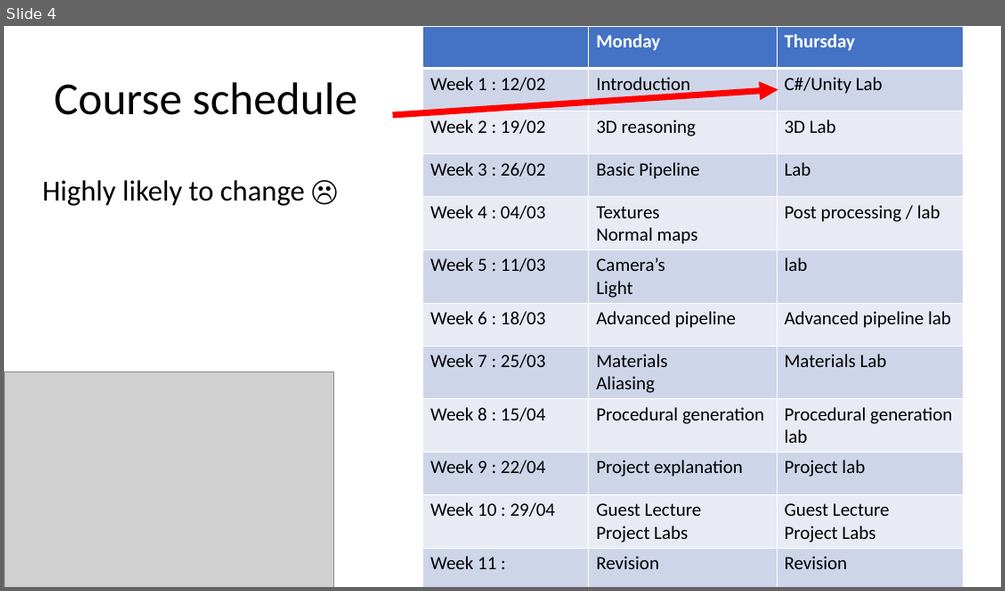
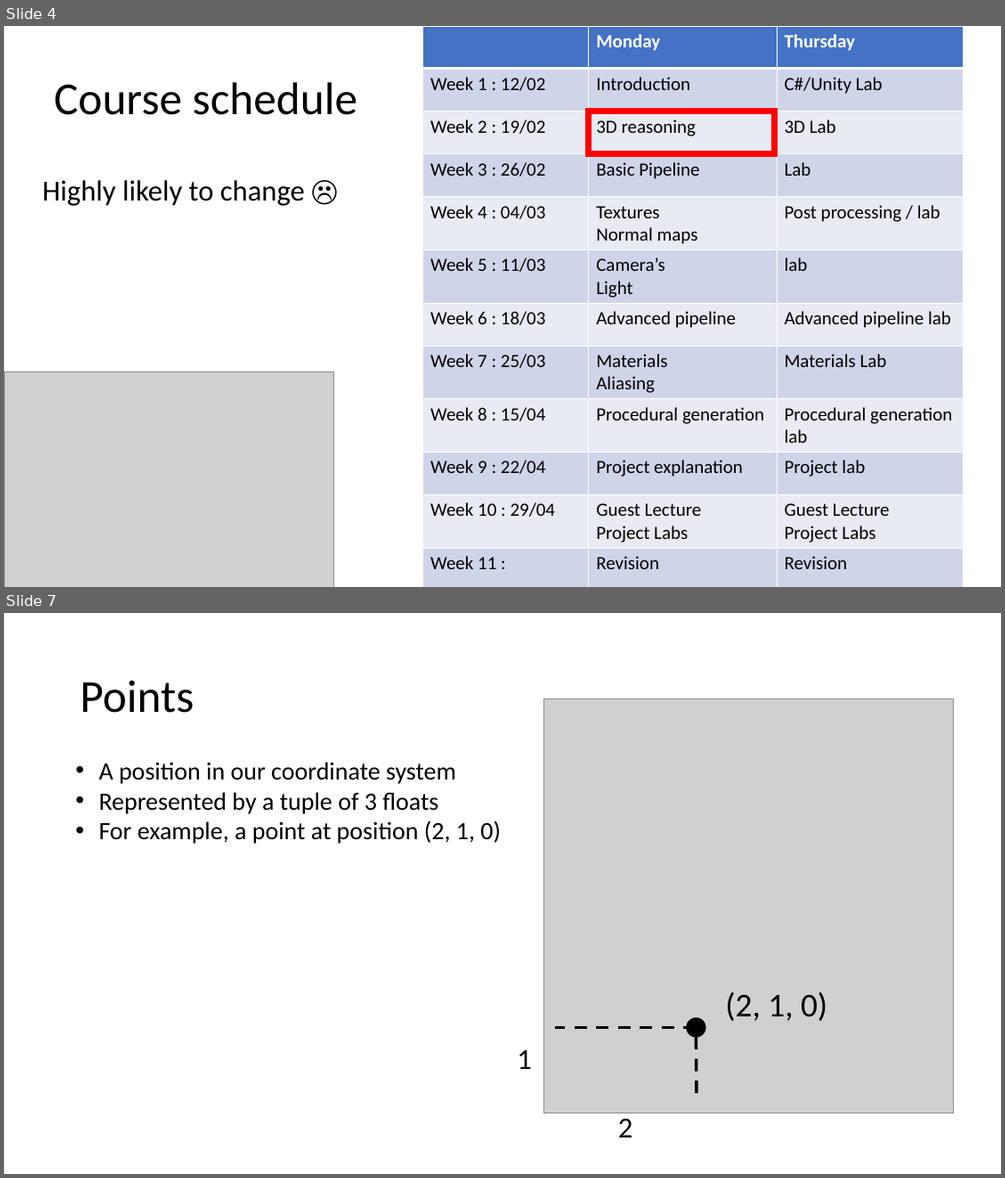
Before and after one commit to harveypekar/3dgraphics, a slide deck: course/3d_slides_w2a.pptx. Shown one above the other, each under a label of ours: slide 4 before the commit, slides 4 and 7 after it; the slides between them are not shown. The pictures are 1005x591 and 1005x1178 pixels, drawn with LibreOffice and Linux fonts; fonts in the diff are those of the drawing; grey boxes stand for pictures. Boxes give left, top, right and bottom in pixels: in the first picture for what was removed or moved away, otherwise in the second. Text is boxed around its words. In the diff, an @@ line names an element or a change of style, - is before the commit and + after.

```diff
--- a/course/3d_slides_w2a.pptx
+++ b/course/3d_slides_w2a.pptx
@@ slide 7 added at [4, 613, 1001, 1174], background #FFFFFF @@
@@ title added at [80, 680, 194, 713], 44 pt, text #000000 @@
+Points
@@ picture added at [544, 698, 954, 1112] @@
@@ text added at [99, 762, 501, 844], 24 pt, text #000000 @@
+• A position in our coordinate system
+• Represented by a tuple of 3 floats
+• For example, a point at position (2, 1, 0)
@@ text added at [725, 992, 827, 1021], 32 pt, text #000000 @@
+(2, 1, 0)
@@ line added from (696, 1027) to (555, 1027), #000000 3 pt dashed @@
@@ ellipse added at [687, 1018, 705, 1037], fill #000000, outline #000000 1 pt @@
@@ line added from (696, 1037) to (696, 1094), #000000 3 pt dashed @@
@@ text added at [517, 1050, 532, 1069], 28 pt, text #000000 @@
+1
@@ text added at [618, 1118, 633, 1137], 28 pt, text #000000 @@
+2
@@ slide 4 changed as well @@
@@ arrow removed from (393, 115) to (778, 89) @@
@@ rectangle added at [589, 111, 775, 154], outline #FF0000 6 pt @@
```
Also in this commit, not shown: 1 other slide changed, 56 other slides added, 31 slides removed.
